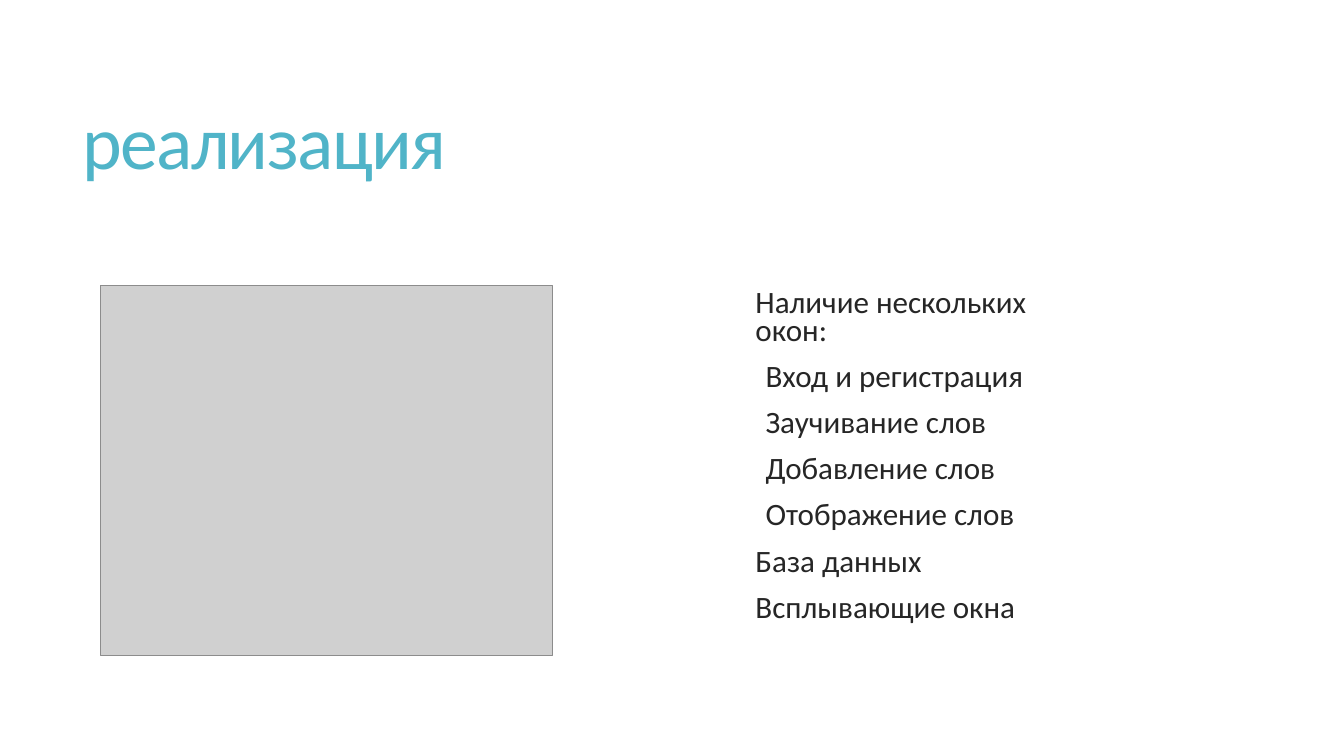
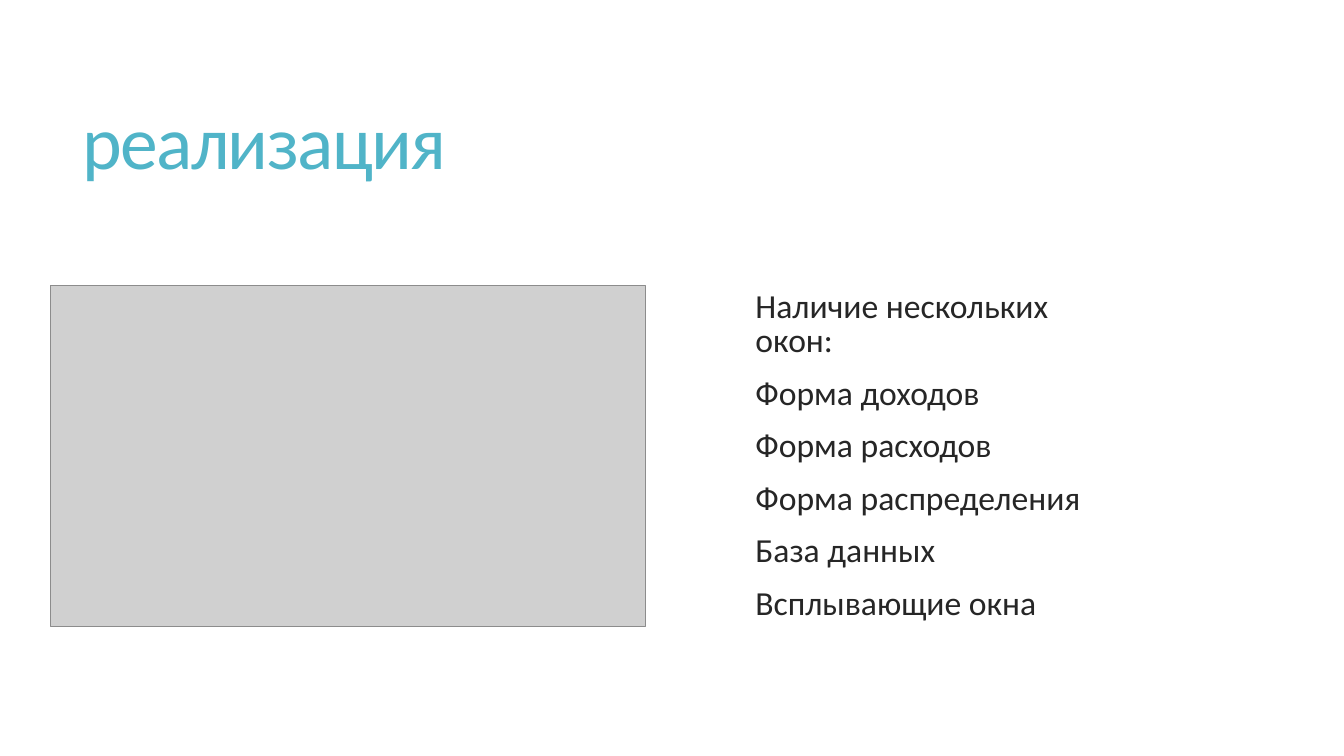
Before and after one commit to Dany188/FinancialPathfinder, a slide deck: slide 3 of Финансовый следопыт.pptx. Drawn at 1344x756 pixels with LibreOffice and Linux fonts; fonts in the diff are those of the drawing; grey boxes stand for pictures. Boxes give left, top, right and bottom in pixels: in the first picture for what was removed or moved away, otherwise in the second. Text is boxed around its words. In the diff, an @@ line names an element or a change of style, - is before the commit and + after.

```diff
--- a/Финансовый следопыт.pptx
+++ b/Финансовый следопыт.pptx
@@ picture: place and size @@
-picture at bbox=[101, 285, 554, 655]
+picture at bbox=[50, 285, 645, 626]
@@ text at bbox=[755, 296, 1048, 621]: size 22.2 to 24 pt in "Наличие нескольких окон:", "База данных", "Всплывающие окна"; line spacing 0.75 to 0.85 @@
@@ text at bbox=[755, 382, 1081, 516]: text changed; size 22.2 to 24 pt @@
-  Вход и регистрация
-  Заучивание слов
-  Добавление слов
-  Отображение слов
+Форма доходов
+Форма расходов
+Форма распределения
```
Also in this commit, not shown: 1 slide added, 1 slide removed, 21 other files.
